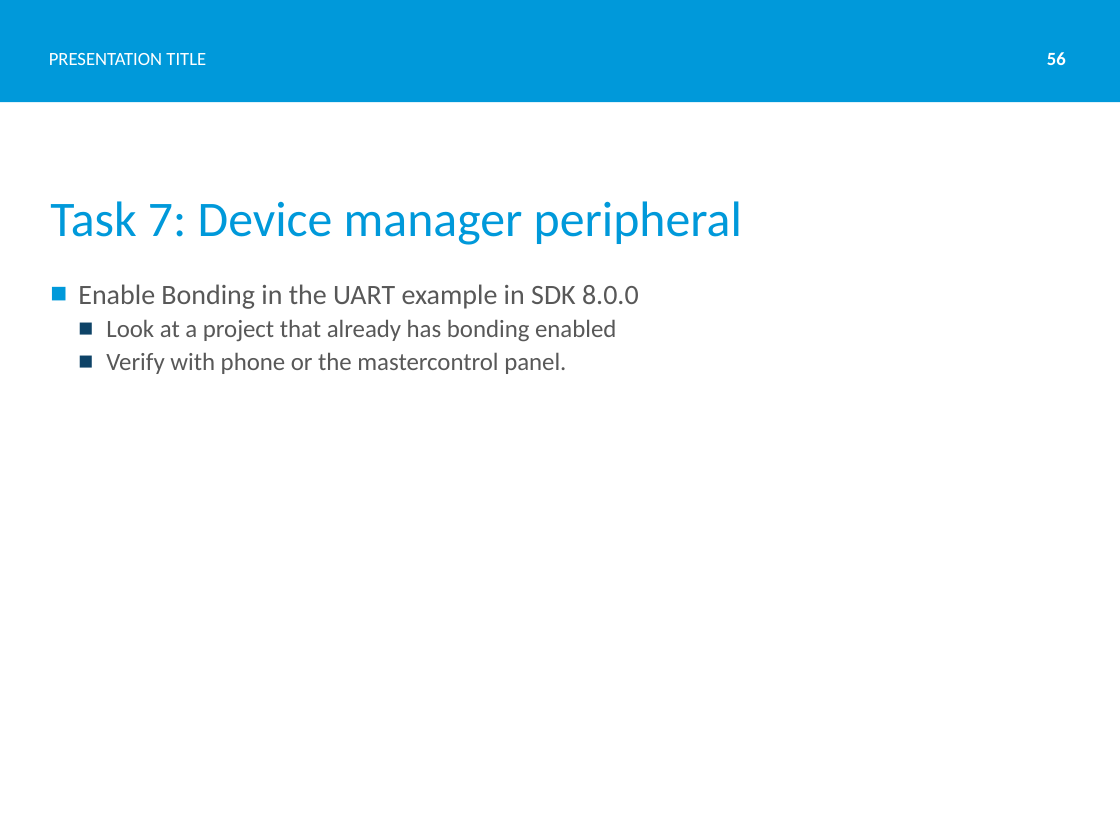
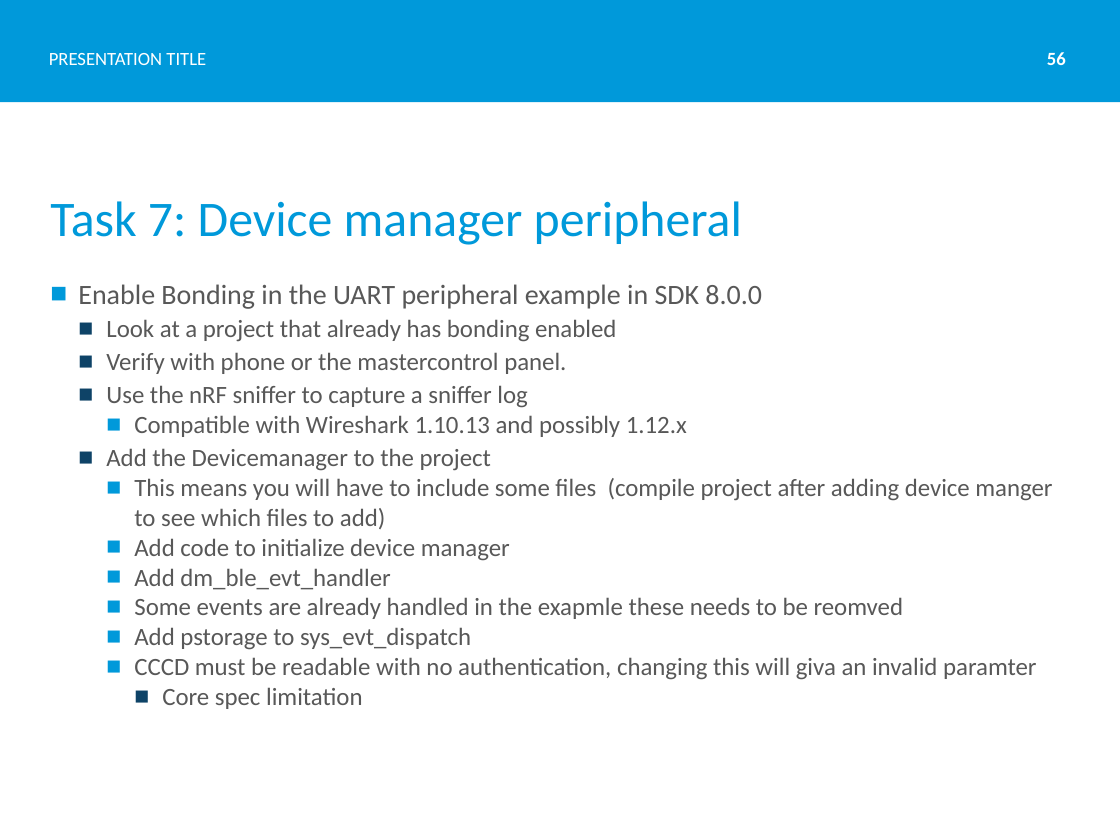
Before and after one commit to Skjerve/nRF51-S130-HK, a slide deck: slide 56 of S130 Introduction.pptx. Drawn at 1120x840 pixels with LibreOffice and Linux fonts; fonts in the diff are those of the drawing; background and template pictures are left out. Boxes give left, top, right and bottom in pixels: in the first picture for what was removed or moved away, otherwise in the second. Text is boxed around its words. In the diff, an @@ line names an element or a change of style, - is before the commit and + after.

Commit message:
Updated Presentation

```diff
--- a/S130 Introduction.pptx
+++ b/S130 Introduction.pptx
@@ text at <box>78,284,762,309</box>: text changed @@
-■ Enable Bonding in the UART example in SDK 8.0.0
+■ Enable Bonding in the UART peripheral example in SDK 8.0.0
@@ text at <box>106,385,1052,709</box>: paragraphs added @@
+  ■ Use the nRF sniffer to capture a sniffer log
+    ■ Compatible with Wireshark 1.10.13 and possibly 1.12.x
+  ■ Add the Devicemanager to the project
+    ■ This means you will have to include some files (compile project after adding device manger to see which files to add)
+    ■ Add code to initialize device manager
+    ■ Add dm_ble_evt_handler
+    ■ Some events are already handled in the exapmle these needs to be reomved
+    ■ Add pstorage to sys_evt_dispatch
+    ■ CCCD must be readable with no authentication, changing this will giva an invalid paramter
+      ■ Core spec limitation
```
